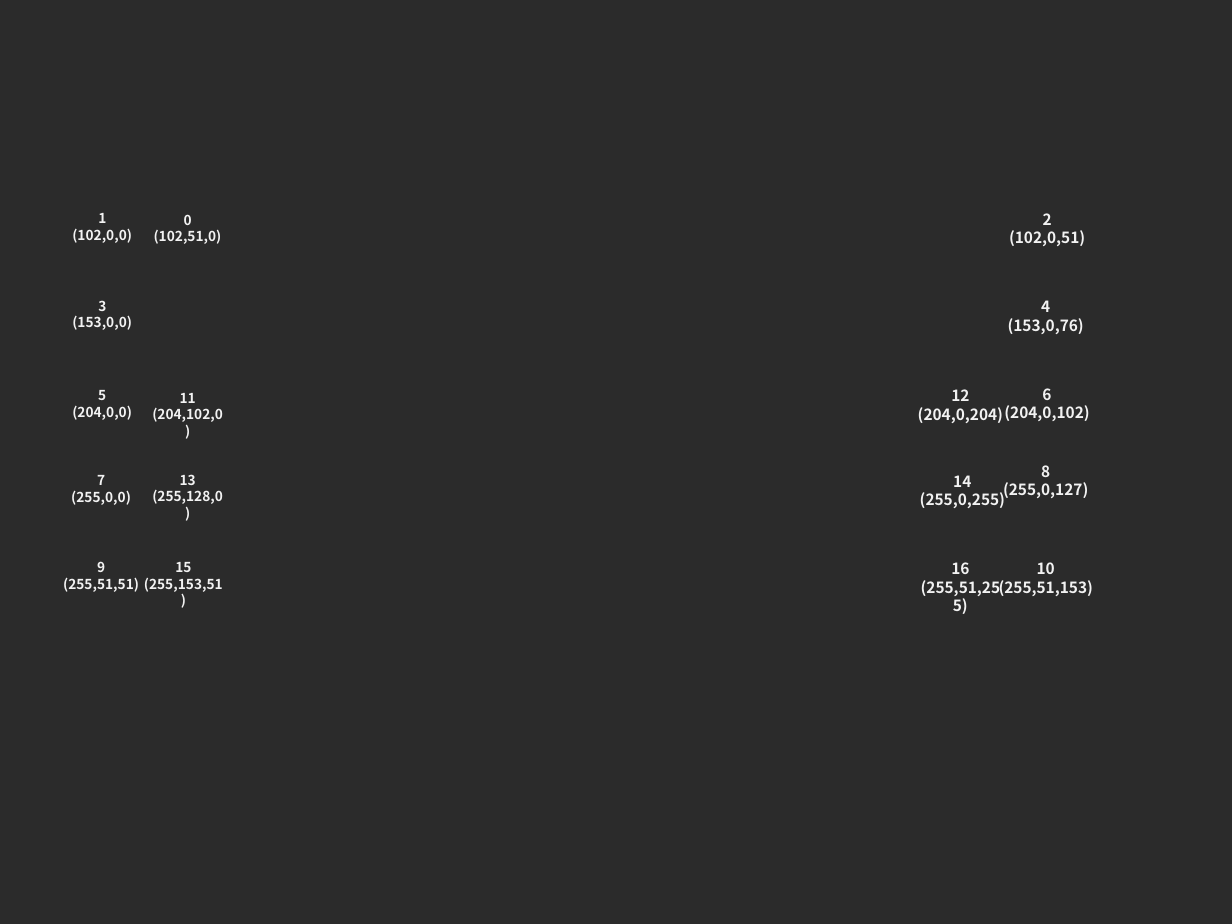
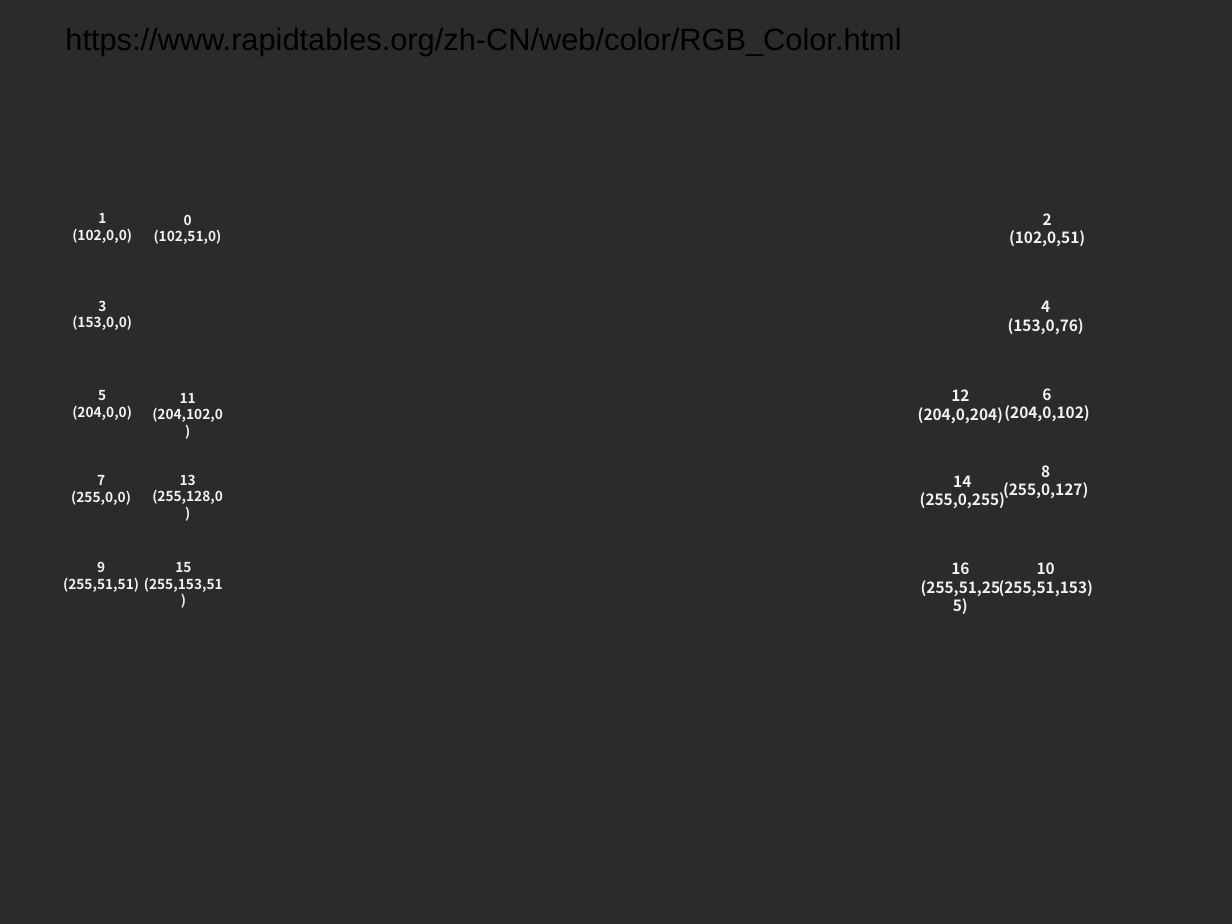
Before and after one commit to PanJinquan/base-utils, a slide deck: slide 2 of docs/关键点示意图/COCO人体关键点17-示意图颜色.ppt. Drawn at 1232x924 pixels with LibreOffice and Linux fonts; fonts in the diff are those of the drawing; background and template pictures are left out; a plain dark background stands for a picture behind light text. Boxes give left, top, right and bottom in pixels: in the first picture for what was removed or moved away, otherwise in the second. Text is boxed around its words. In the diff, an @@ line names an element or a change of style, - is before the commit and + after.

```diff
--- a/docs/关键点示意图/COCO人体关键点17-示意图颜色.ppt
+++ b/docs/关键点示意图/COCO人体关键点17-示意图颜色.ppt
@@ text added at (65,28,901,56), 18 pt, text #000000 @@
+https://www.rapidtables.org/zh-CN/web/color/RGB_Color.html
```
Also in this commit, not shown: 1 other slide changed, 2 slides added, 4 other files.
